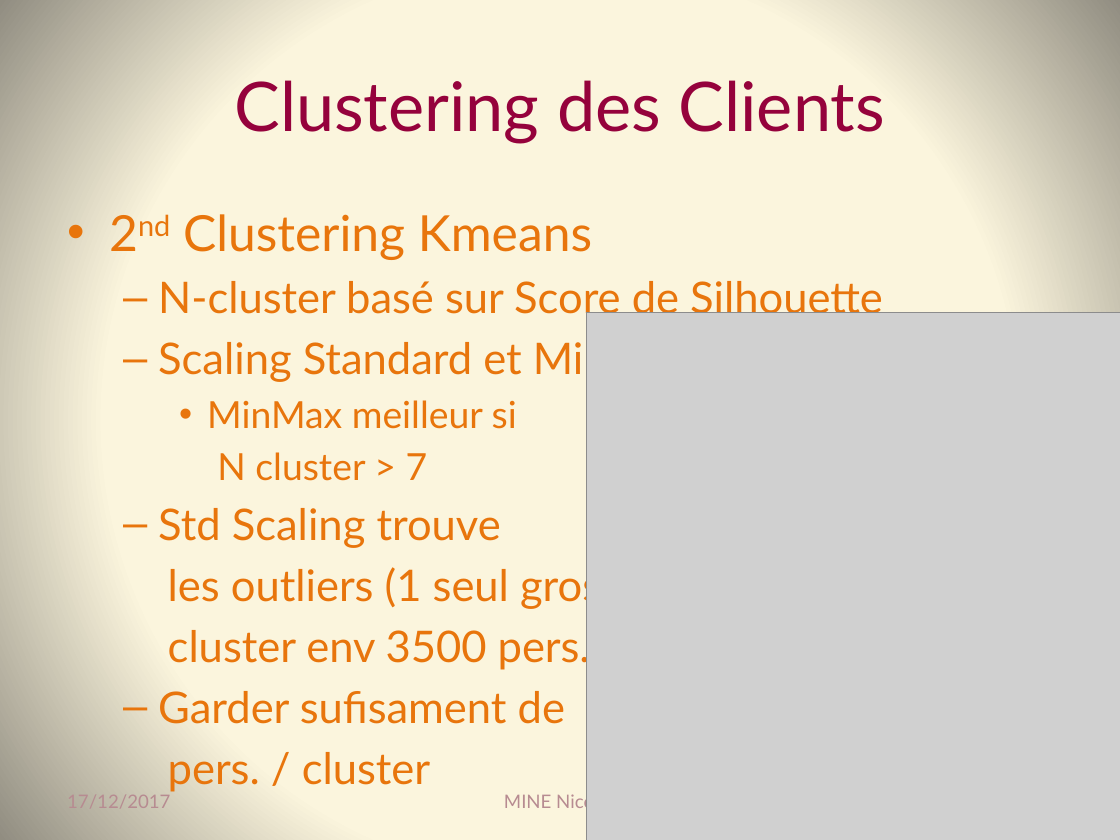
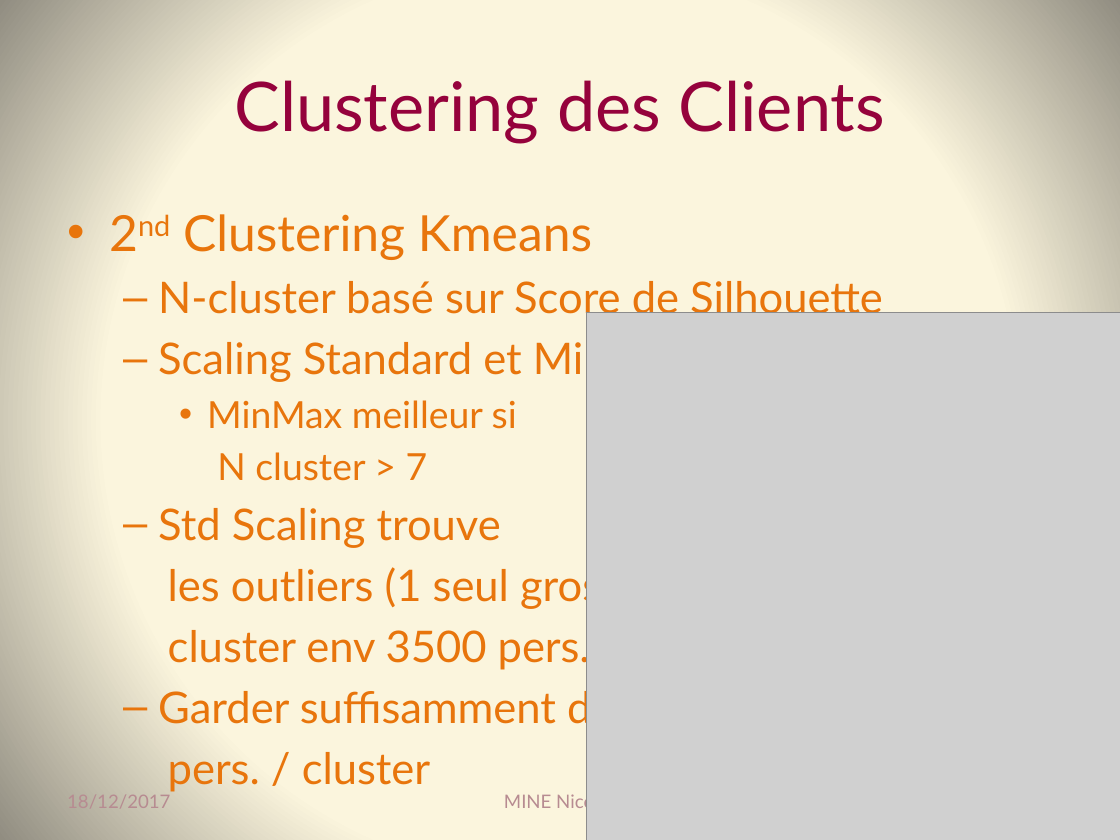
Before and after one commit to Coni63/OC_DS, a slide deck: slide 16 of P5/Presentation_projet_5.pptx. Drawn at 1120x840 pixels with LibreOffice and Linux fonts; fonts in the diff are those of the drawing; grey boxes stand for pictures. Boxes give left, top, right and bottom in pixels: in the first picture for what was removed or moved away, otherwise in the second. Text is boxed around its words. In the diff, an @@ line names an element or a change of style, - is before the commit and + after.

```diff
--- a/P5/Presentation_projet_5.pptx
+++ b/P5/Presentation_projet_5.pptx
@@ text at <box>158,685,614,731</box>: text changed @@
-  – Garder sufisament de
+  – Garder suffisamment de
@@ text at <box>67,795,170,808</box>: text changed @@
-17/12/2017
+18/12/2017
```
Also in this commit, not shown: 25 other slides changed.
